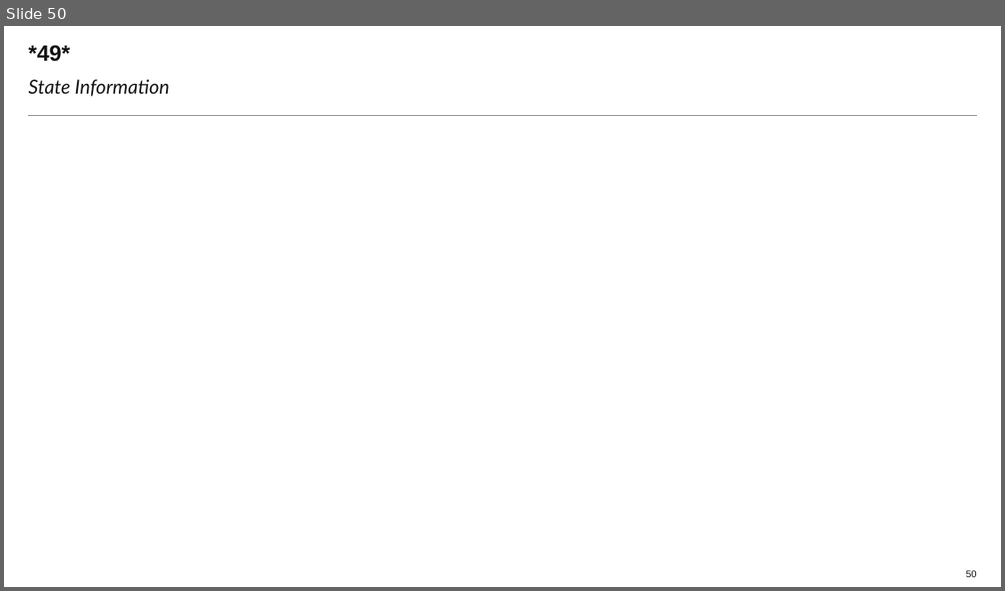
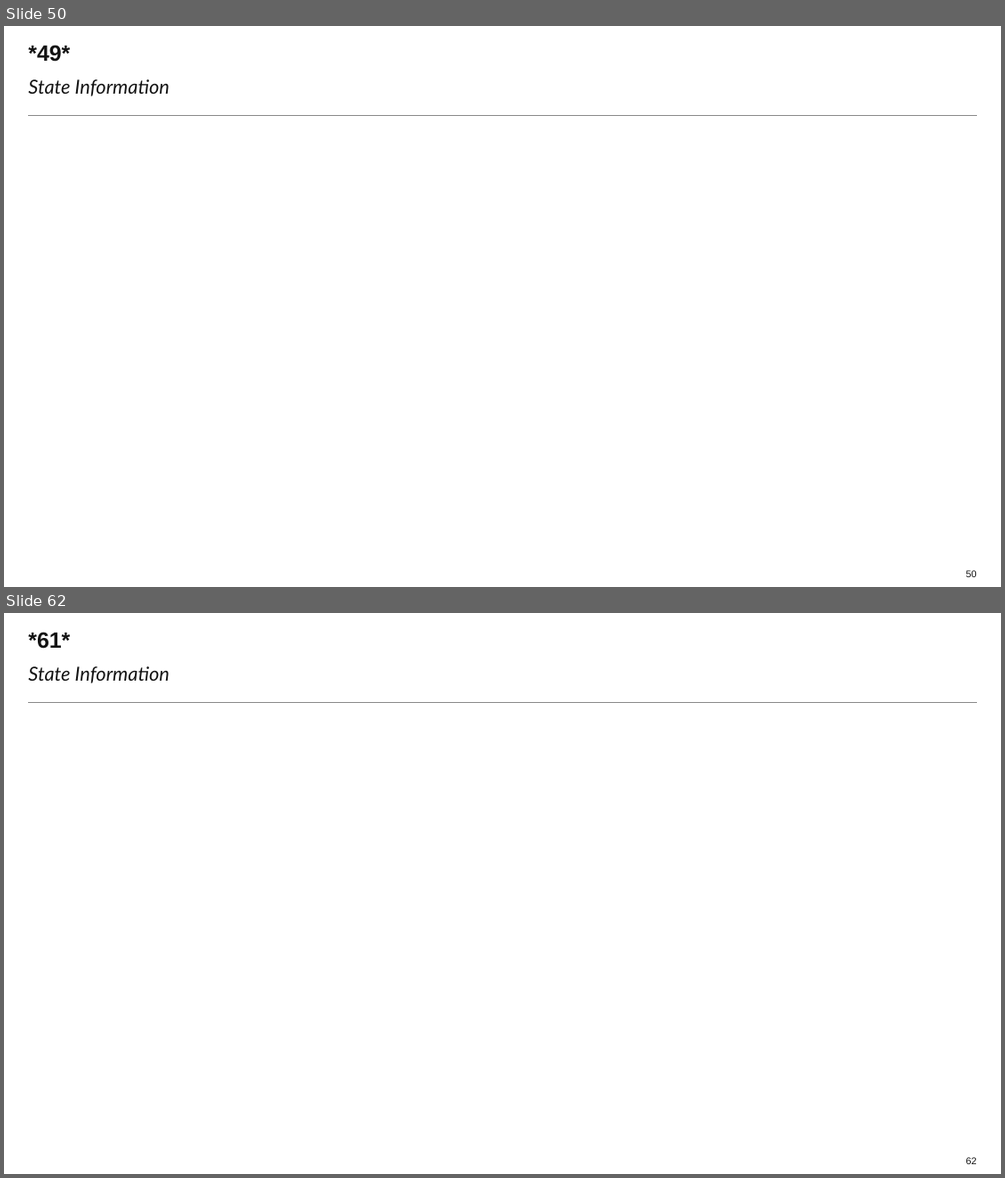
Before and after one commit to Laurapaws/graphGrabber, a slide deck: emptyDeck.pptx. Shown one above the other, each under a label of ours: slide 50 before the commit, slides 50 and 62 after it; the slides between them are not shown. The pictures are 1005x591 and 1005x1178 pixels, drawn with LibreOffice and Linux fonts; fonts in the diff are those of the drawing; background and template pictures are left out. Boxes give left, top, right and bottom in pixels: in the first picture for what was removed or moved away, otherwise in the second. Text is boxed around its words. In the diff, an @@ line names an element or a change of style, - is before the commit and + after.

```diff
--- a/emptyDeck.pptx
+++ b/emptyDeck.pptx
@@ slide 62 added at (x1=4, y1=613, x2=1001, y2=1174), background #FFFFFF; not listed: 1 template element that a slide beside it also shows @@
@@ title added at (x1=28, y1=632, x2=70, y2=649), 16 pt, text #131313, bold @@
+*61*
@@ text added at (x1=28, y1=666, x2=170, y2=683), 14 pt, text #131313, italic @@
+State Information
@@ page number added at (x1=966, y1=1157, x2=977, y2=1164), 7 pt, text #131313 @@
+62
```
Also in this commit, not shown: 20 other slides added, 1 other file.
